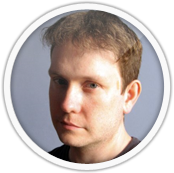
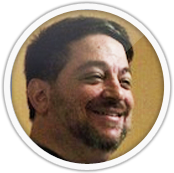
The second 174px x 173px image is a revision of the first. Changes to its layers:
added layer "Layer 14" in group "User 1" over [12, 10, 165, 164]
